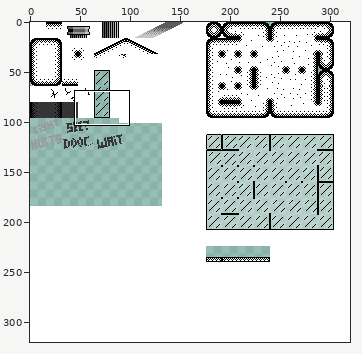
Two states of a pixel-art file, assets/tileset.ase. Above: a wide view before the commit, with the close-up outlined.
Close-up. Earlier state:
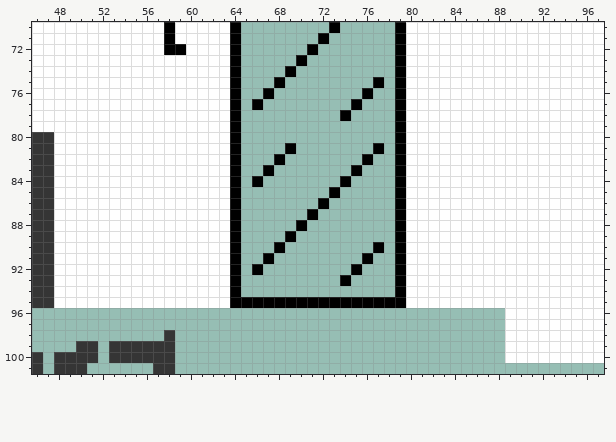
320x320 pixels, 1 frame. Shown: x 46..97, y 70..101. The commit also changed other parts of the picture, which this record leaves out.
After the commit:
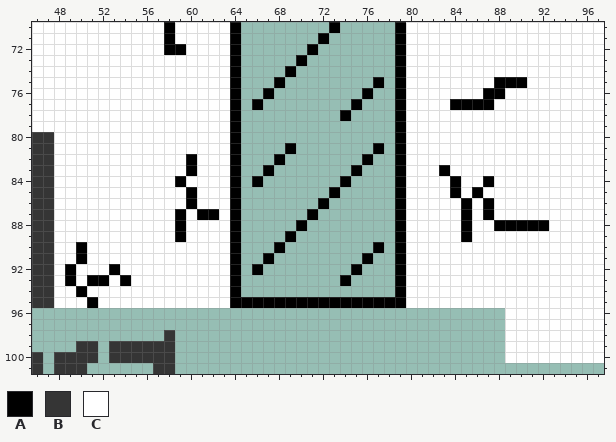
Palette (. is transparent): A #000000  B #353535  C #ffffff
From old to new:
Changed rows in their new state; - is an unchanged pixel.
Layer "Layer #2":
first column x 84:
 75 ----AAA
 76 ---AA--
 77 AAAA---
first column x 49:
 82 -----------A--------------------------------
 83 -----------A----------------------A---------
 84 ----------A------------------------A--A-----
 85 -----------A-----------------------A-A------
 86 -----------A------------------------A-A-----
 87 ----------A-AA----------------------A-A-----
 88 ----------A-------------------------A--AAAAA
 89 ----------A-------------------------A-------
 90 -A------------------------------------------
 91 -A------------------------------------------
 92 A---A---------------------------------------
 93 A-AA-A--------------------------------------
 94 -A------------------------------------------
 95 --A-----------------------------------------
